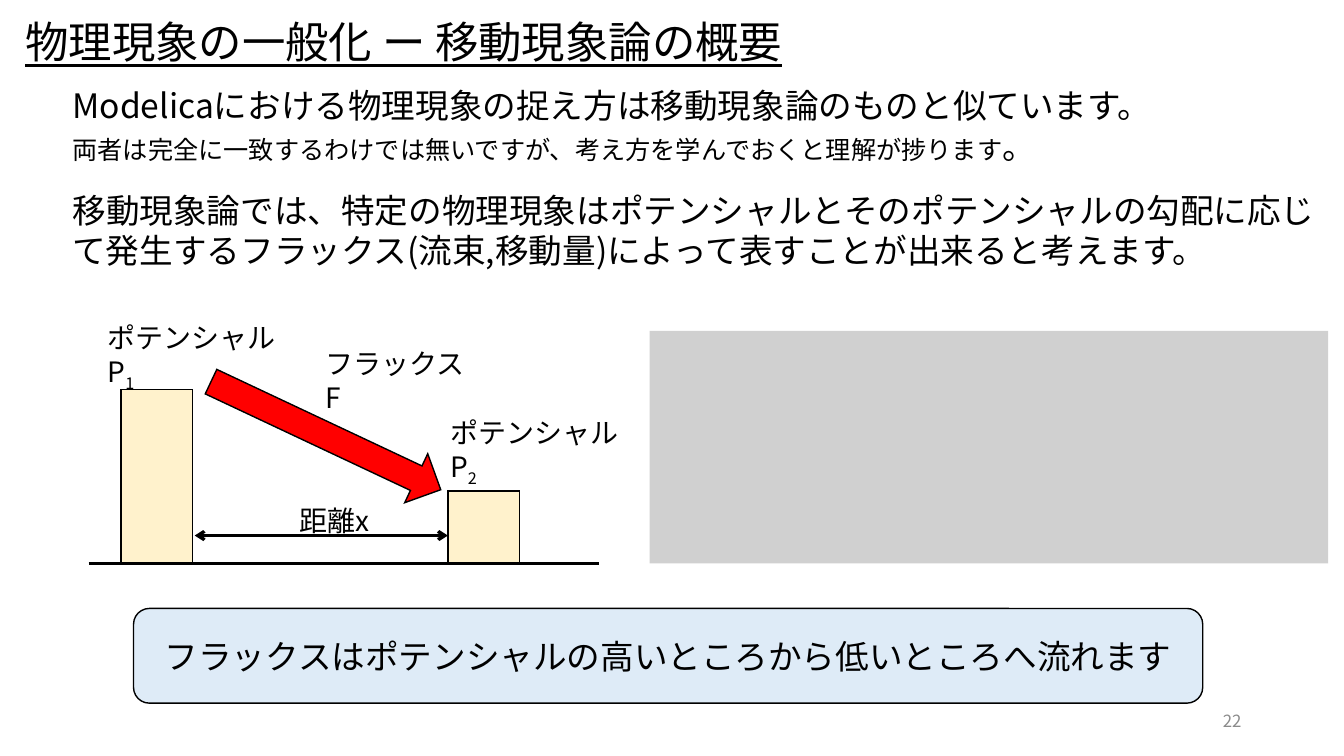
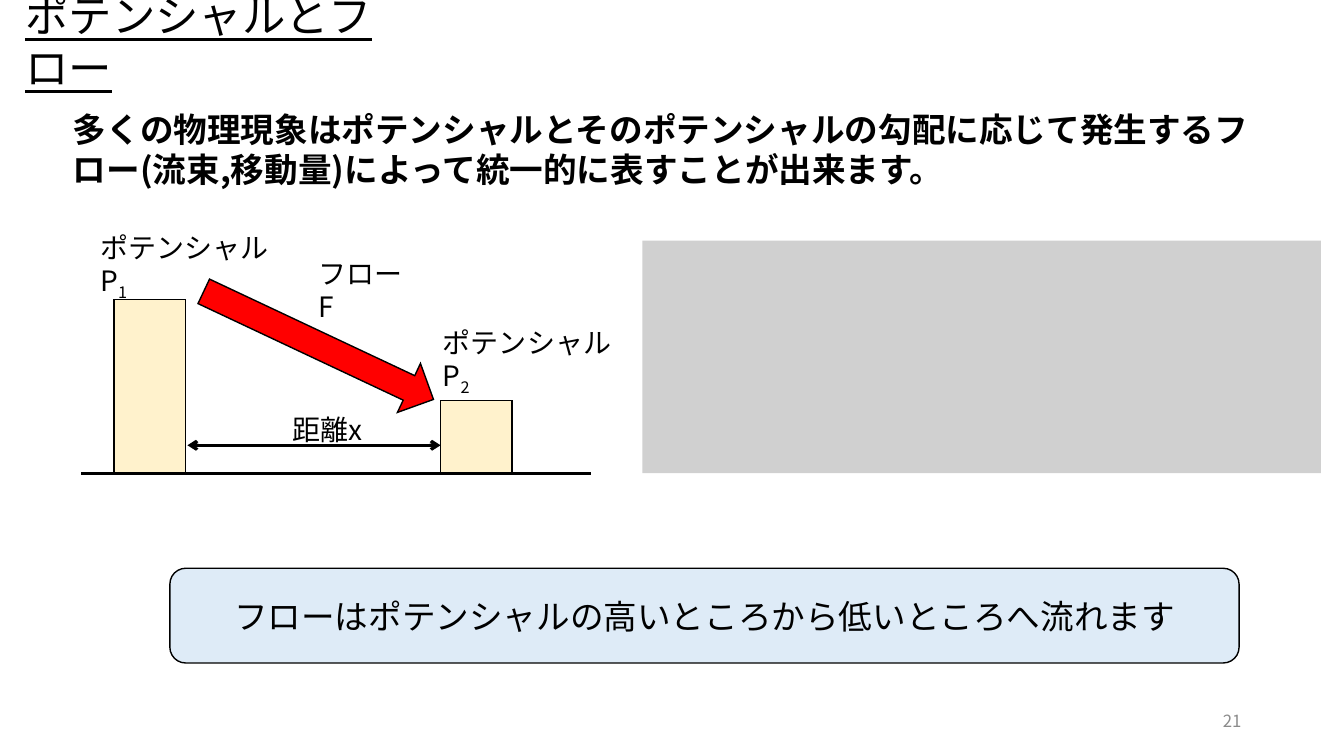
Before and after one commit to UedaShigenori/OpenModelica_Tutorials_Ja, a slide deck: slide 21 of Dev/7_PhysicsDomainModel/OpenModelica_Tutorials_7_PlantModel.pptx (slide 22 before the commit). Drawn at 1344x756 pixels with LibreOffice and Linux fonts; fonts in the diff are those of the drawing; grey boxes stand for pictures. Boxes give left, top, right and bottom in pixels: in the first picture for what was removed or moved away, otherwise in the second. Text is boxed around its words. In the diff, an @@ line names an element or a change of style, - is before the commit and + after.

```diff
--- a/Dev/7_PhysicsDomainModel/OpenModelica_Tutorials_7_PlantModel.pptx
+++ b/Dev/7_PhysicsDomainModel/OpenModelica_Tutorials_7_PlantModel.pptx
@@ text at [25, 0, 372, 93]: text changed @@
-物理現象の一般化 ー 移動現象論の概要
+ポテンシャルとフロー
@@ text at [73, 113, 1248, 189]: text changed; bold on @@
-Modelicaにおける物理現象の捉え方は移動現象論のものと似ています。
-両者は完全に一致するわけでは無いですが、考え方を学んでおくと理解が捗ります。
-移動現象論では、特定の物理現象はポテンシャルとそのポテンシャルの勾配に応じて発生するフラックス(流束,移動量)によって表すことが出来ると考えます。
+多くの物理現象はポテンシャルとそのポテンシャルの勾配に応じて発生するフロー(流束,移動量)によって統一的に表すことが出来ます。
@@ text "フロー": place and size @@
-text "フロー" at [326, 351, 465, 408]
+text "フロー" at [318, 264, 402, 317]
@@ text at [318, 264, 402, 285]: text changed @@
-フラックス
+フロー
@@ picture: place and size @@
-picture at [650, 331, 1329, 564]
+picture at [642, 241, 1321, 474]
@@ 3 texts, 2 rectangles, 1 double arrow, 1 right arrow, 1 line: place and size @@
-3 texts, 2 rectangles, 1 double arrow, 1 right arrow, 1 line at [89, 324, 618, 564]
+3 texts, 2 rectangles, 1 double arrow, 1 right arrow, 1 line at [82, 234, 611, 474]
@@ rounded rectangle "フローはポテンシャルの高いところから低いところへ流れます": place and size @@
-rounded rectangle "フローはポテンシャルの高いところから低いところへ流れます" at [134, 609, 1204, 704]
+rounded rectangle "フローはポテンシャルの高いところから低いところへ流れます" at [170, 569, 1240, 663]
@@ text in rounded rectangle at [234, 600, 1175, 632]: text changed @@
-フラックスはポテンシャルの高いところから低いところへ流れます
+フローはポテンシャルの高いところから低いところへ流れます
@@ page number at [1223, 714, 1242, 727]: text changed @@
-22
+21
```
Also in this commit, not shown: 11 other slides changed, 2 slides added.
